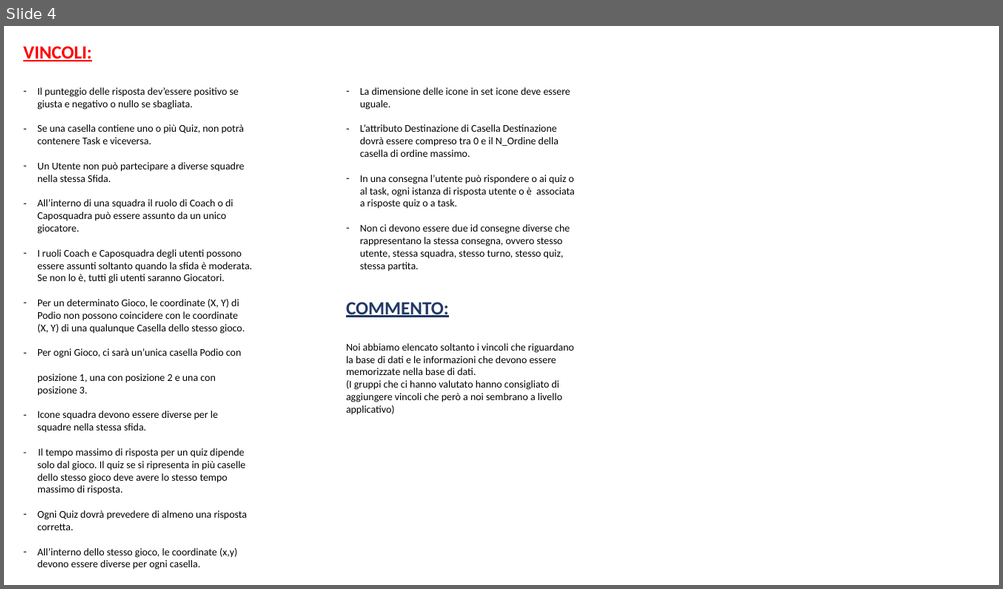
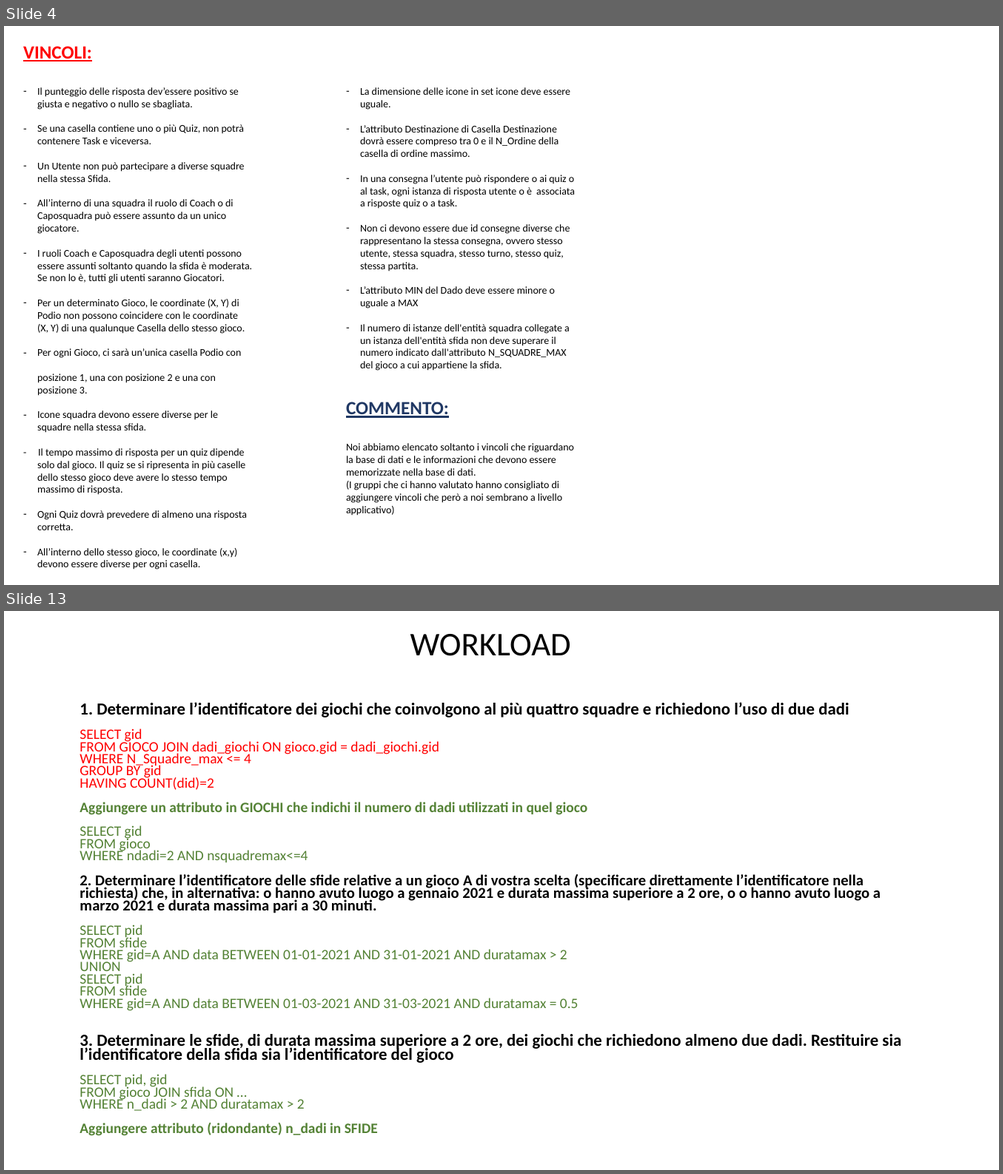
Before and after one commit to DavideGit-cs/BD_Progetto_Gruppo11, a slide deck: Vincoli_Domini_BDProgetto_finale.pptx. Shown one above the other, each under a label of ours: slide 4 before the commit, slides 4 and 13 after it; the slides between them are not shown. The pictures are 1003x589 and 1003x1174 pixels, drawn with LibreOffice and Linux fonts; fonts in the diff are those of the drawing. Boxes give left, top, right and bottom in pixels: in the first picture for what was removed or moved away, otherwise in the second. Text is boxed around its words. In the diff, an @@ line names an element or a change of style, - is before the commit and + after.

```diff
--- a/Vincoli_Domini_BDProgetto_finale.pptx
+++ b/Vincoli_Domini_BDProgetto_finale.pptx
@@ slide 13 added at (4,611,999,1170), background #FFFFFF @@
@@ text added at (410,634,571,656), 32 pt, text #000000 @@
+WORKLOAD
@@ text added at (79,702,901,1136), 13.9 pt, text #000000, bold @@
+1. Determinare l’identificatore dei giochi che coinvolgono al più quattro squadre e richiedono l’uso di due dadi
+SELECT gid
+FROM GIOCO JOIN dadi_giochi ON gioco.gid = dadi_giochi.gid
+WHERE N_Squadre_max <= 4
+GROUP BY gid
+HAVING COUNT(did)=2
+Aggiungere un attributo in GIOCHI che indichi il numero di dadi utilizzati in quel gioco
+SELECT gid
+FROM gioco
+WHERE ndadi=2 AND nsquadremax<=4
+2. Determinare l’identificatore delle sfide relative a un gioco A di vostra scelta (specificare direttamente l’identificatore nella richiesta) che, in alternativa: o hanno avuto luogo a gennaio 2021 e durata massima superiore a 2 ore, o o hanno avuto luogo a marzo 2021 e durata massima pari a 30 minuti.
+SELECT pid
+FROM sfide
+WHERE gid=A AND data BETWEEN 01-01-2021 AND 31-01-2021 AND duratamax > 2
+UNION
+SELECT pid
+FROM sfide
+WHERE gid=A AND data BETWEEN 01-03-2021 AND 31-03-2021 AND duratamax = 0.5
+3. Determinare le sfide, di durata massima superiore a 2 ore, dei giochi che richiedono almeno due dadi. Restituire sia l’identificatore della sfida sia l’identificatore del gioco
+SELECT pid, gid
+FROM gioco JOIN sfida ON …
+WHERE n_dadi > 2 AND duratamax > 2
+Aggiungere attributo (ridondante) n_dadi in SFIDE
@@ slide 4 changed as well @@
@@ text at (360,286,569,371): paragraphs added @@
+– L’attributo MIN del Dado deve essere minore o uguale a MAX
+– Il numero di istanze dell'entità squadra collegate a un istanza dell'entità sfida non deve superare il numero indicato dall'attributo N_SQUADRE_MAX del gioco a cui appartiene la sfida.
@@ text "COMMENTO:": place and size @@
-text "COMMENTO:" at (346,302,574,415)
+text "COMMENTO:" at (346,402,574,516)
```
Also in this commit, not shown: 2 other slides changed, 14 other slides added, 1 slide removed, 1 other file.
